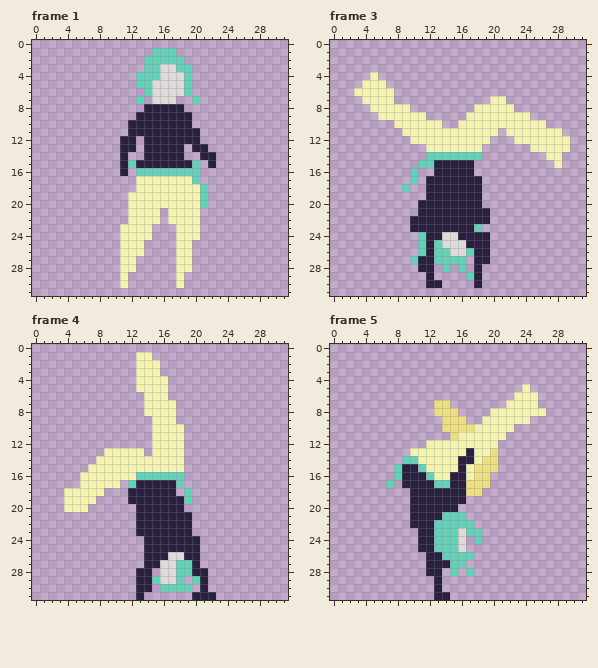
Two states of a pixel-art file, assets/characters/capoeirista-copy.aseprite. That is the earlier state.
32x32 pixels, 9 frames. Shown: frame 1, frame 3, frame 4, frame 5. The commit also changed other frames, which this record leaves out.
The result:
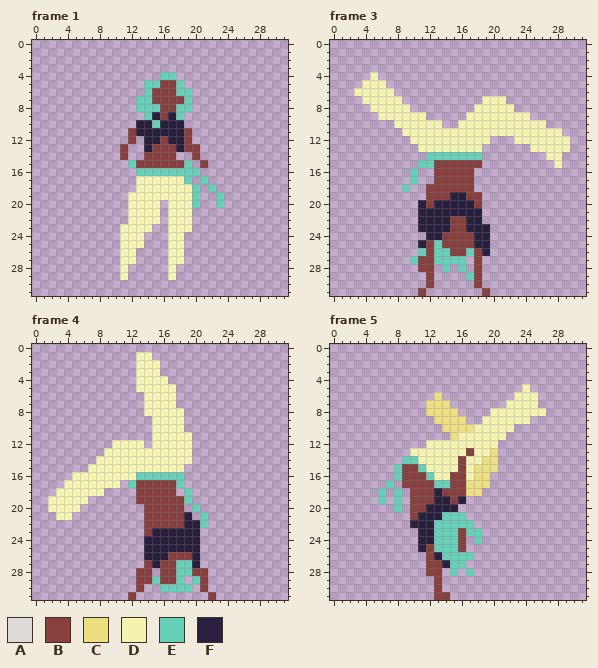
Palette (. is transparent): A #dddad8  B #8a3f3f  C #edde7f  D #f4f2af  E #64d0b8  F #291f3e
Diff:
Frame 1, layer "Layer 1":
y 1: x 15..17 EEE -> ...
y 2: x 14..18 EEEEE -> .....
y 3: x 14..19 EEAAEE -> ......
y 4: x 13..19 EEEAAAE -> ...EE..
y 5: x 13 E -> .; x 15..19 AAAAE -> EBBE.
y 6: x 15..18 AAAA -> BBBE
y 7: x 14..20 .AAA..E -> EBBBBE.
y 8: x 13..19 .FFFFF. -> EEEBBEE
y 9: x 13..14 FF -> .E; x 16 F -> B; x 18..19 FF -> E.
y 10: x 12 F -> .; x 15 F -> E; x 19 F -> .
y 11: x 12 F -> B; x 19..20 FF -> B.
y 12: x 11..12 FF -> .B; x 16 F -> B; x 19..20 FF -> B.
y 13: x 11..12 FF -> B.; x 15..17 FFF -> BBB; x 19..21 .FF -> BB.
y 14: x 11 F -> B; x 14..18 FFFFF -> BBBB.; x 20..22 .FF -> B..
y 15: x 11 F -> .; x 13..22 FFFFFFFE.F -> BBBBBBE.B.
y 16: x 11 F -> .
y 17: x 19..21 DE. -> E.E
y 18: x 20..22 DE. -> E.E
y 19: x 20..21 DE -> E.; x 23 . -> E
y 20: x 16 D -> .; x 20..21 DE -> E.; x 23 . -> E
y 21..22: x 20 D -> .
y 23: x 17 . -> D; x 20 D -> .
y 24: x 14 D -> .; x 17 . -> D; x 19..20 DD -> ..
y 25: x 17 . -> D; x 19 D -> .
y 26: x 13 D -> .; x 17 . -> D; x 19 D -> .
y 27: x 17 . -> D; x 19 D -> .
y 28: x 12 D -> .; x 17..19 .DD -> D..
y 29: x 17..18 .D -> D.
y 30: x 11 D -> .; x 18 D -> .
Frame 3, layer "Layer 1":
y 7: x 8 . -> D; x 19 . -> D
y 11: x 21 . -> D
y 13: x 11 . -> D
y 15: x 13..18 FFFFF. -> BBBBBB
y 16: x 13..17 FFFFF -> BBBBB
y 17: x 12..18 FFFFFFF -> .BBBBB.
y 18: x 12..18 FFFFFFF -> BBBBBB.
y 19: x 12..14 FFF -> BBB; x 17..18 FF -> BB
y 20: x 12 F -> B; x 18 F -> B
y 21: x 19 F -> .
y 22: x 10 F -> .; x 15..16 FF -> BB; x 19 F -> .
y 23: x 10 F -> .; x 15..16 FF -> BB; x 18..19 E. -> FF
y 24: x 11 E -> .; x 14..17 AAFF -> BBBB
y 25: x 11..12 EF -> FB; x 14..17 AAAF -> BBBB
y 26: x 12 F -> B; x 15..16 AA -> BB; x 18 F -> B
y 27: x 11..12 FF -> BB; x 18..19 FF -> B.
y 28: x 11..12 FF -> BB; x 18 F -> B
y 29: x 12 F -> B; x 18 F -> B
y 30: x 12..13 FF -> B.; x 18 F -> B
y 31: x 11 . -> B; x 19 . -> B
Frame 4, layer "Layer 1":
y 5..6: x 17 . -> D
y 8..9: x 18 . -> D
y 11: x 19 . -> D
y 12: x 10..13 .... -> DDDD; x 19 . -> D
y 13: x 14 . -> D; x 19 . -> D
y 14: x 19 . -> D
y 16: x 5 . -> D
y 17: x 4..5 .. -> DD; x 13..17 FFFFF -> BBBBB
y 18: x 3 . -> D; x 12..17 FFFFFF -> .BBBBB
y 19: x 2..3 .. -> DD; x 7 D -> .; x 12..18 FFFFFFF -> .BBBBBB
y 20: x 2..3 .. -> DD; x 6 D -> .; x 13..18 FFFFFF -> .BBBBB; x 20 . -> E
y 21: x 3..4 .. -> DD; x 13..18 FFFFFF -> .BBBBB; x 21 . -> E
y 22: x 13..18 FFFFFF -> .BBBBB; x 20..21 .. -> FE
y 23: x 13..14 FF -> .B; x 20 . -> F
y 26: x 17..19 AAF -> BBB
y 27: x 14 F -> B; x 16..17 AA -> BB
y 28: x 13..14 FF -> BB; x 16..17 AA -> BB; x 20..21 FF -> BB
y 29: x 13..14 FF -> BB; x 16..17 AA -> BB; x 21 F -> B
y 30: x 13..14 FF -> B.; x 21 F -> B
y 31: x 12..13 .F -> B.; x 20..22 FFF -> ..B
Frame 5, layer "Layer 1":
y 6: x 13 . -> C
y 7..8: x 12 . -> C
y 9: x 13 . -> C
y 13: x 17 F -> B
y 14: x 16..17 FF -> BD
y 15: x 9..10 FF -> BB; x 16 F -> B
y 16: x 9..11 FFF -> BBB; x 15..16 FF -> BB
y 17: x 9..12 FFFF -> BBBB; x 15..16 FF -> BB
y 18: x 6 . -> E; x 8 . -> E; x 10..12 FFF -> BBB; x 14..16 FFF -> BBB
y 19: x 6 . -> E; x 8 . -> E; x 10..12 FFF -> BBB; x 15 F -> B
y 20: x 8 . -> E; x 10..11 FF -> BB
y 21: x 10 F -> B
y 23..24: x 16 A -> B
y 25: x 12 F -> B; x 16 A -> B
y 26: x 12 F -> B
y 27..28: x 12..13 FF -> BB
y 29..30: x 13 F -> B
y 31: x 13..14 FF -> BB
Boxes around the changes in both pictures, in picture pixels (x1, y1, x2, y2):
changed: (120, 48, 224, 288)
added: (394, 96, 402, 104)
added: (482, 96, 506, 136)
changed: (410, 144, 490, 296)
changed: (112, 384, 216, 600)
changed: (48, 472, 96, 520)
changed: (378, 392, 474, 600)
